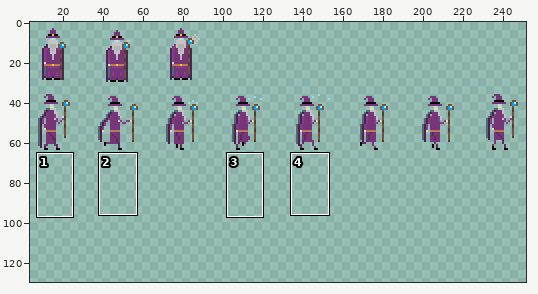
Sprite sheet, stored at src/Assets/player_anims.png. Above, an overview of the earlier version with the close-up marked.
Close-up. The starting point:
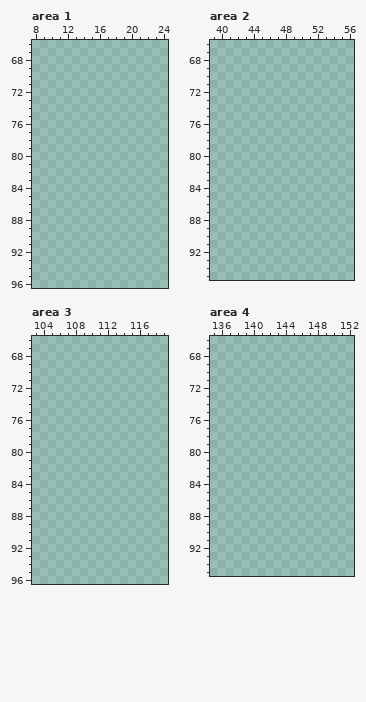
The file is 256x256 pixels. Colours within 5 levels of each other are drawn and written as one. Shown: area 1: x 8..24, y 66..96; area 2: x 39..56, y 66..95; area 3: x 103..119, y 66..96; area 4: x 135..152, y 66..95. The wide view leaves out empty margins. The commit also changed other parts of the picture, which this record leaves out.
The same view after the edit:
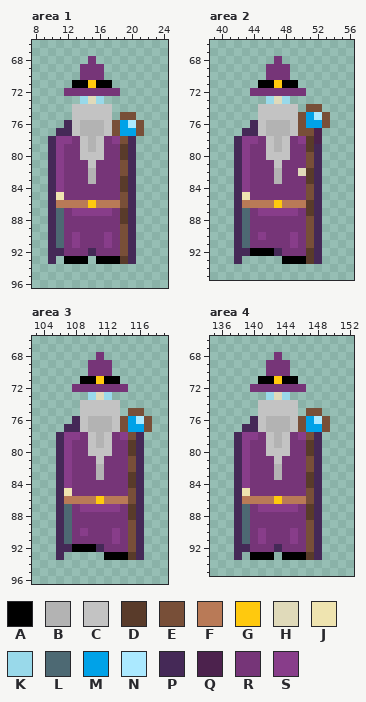
Palette (. is transparent): A #000000  B #b3b3b3  C #c3c3c3  D #593b2a  E #784f38  F #b97a57  G #ffc90e  H #e0daba  J #efe4b0  K #99d9ea  L #4d6973  M #00a2e8  N #abe9ff  P #452957  Q #4c224d  R #763578  S #883d8a
Diff:
Area 1:
y 68: x 15 . -> R
y 69..70: x 14..16 ... -> RRR
y 71: x 13..17 ..... -> AAGAA
y 72: x 12..18 ....... -> RRRRRRR
y 73: x 14..16 ... -> KHK
y 74: x 13..17 ..... -> CCCCC
y 75: x 13..17 ..... -> CCCCC; x 19..20 .. -> EE
y 76: x 12..21 .......... -> PCBBBCEMNE
y 77: x 11..21 ........... -> PPCBBBCEMME
y 78: x 10..20 ........... -> PSSRCBCRSEP
y 79: x 10..20 ........... -> PSRRCBCRRDP
y 80: x 10..20 ........... -> PSRRCCCRRDP
y 81: x 10..20 ........... -> PSRRRCRRREP
y 82: x 10..20 ........... -> PSRRRBRRREP
y 83: x 10..20 ........... -> PSRRRBRRRDP
y 84: x 10..20 ........... -> PSRRRRRRRDP
y 85: x 10..20 ........... -> PJRRRRRRREP
y 86: x 10..20 ........... -> PFFFFGFFFEP
y 87: x 10..20 ........... -> PLRSSSSSRDP
y 88: x 10..20 ........... -> PLRRRRRRRDP
y 89: x 10..20 ........... -> PLRRRRRRREP
y 90..91: x 10..20 ........... -> PLRSRRRSREP
y 92: x 10..20 ........... -> PPRRRPRRREP
y 93: x 10 . -> P; x 12..14 ... -> AAA; x 16..20 ..... -> AAADP
Area 2:
y 68: x 47 . -> R
y 69..70: x 46..48 ... -> RRR
y 71: x 45..49 ..... -> AAGAA
y 72: x 44..50 ....... -> RRRRRRR
y 73: x 46..48 ... -> KHK
y 74: x 45..49 ..... -> CCCCC; x 51..52 .. -> EE
y 75: x 45..53 ......... -> CCCCCEMNE
y 76: x 44..53 .......... -> PCBBBCEMME
y 77: x 43..52 .......... -> PPCBBBCEEQ
y 78: x 42..52 ........... -> PSSRCBCRSDQ
y 79: x 42..52 ........... -> PSRRCBCRRDP
y 80: x 42..52 ........... -> PSRRCCCRREP
y 81: x 42..52 ........... -> PSRRRCRRREP
y 82: x 42..52 ........... -> PSRRRBRRHDP
y 83: x 42..52 ........... -> PSRRRBRRRDP
y 84: x 42..52 ........... -> PSRRRRRRREP
y 85: x 42..52 ........... -> PJRRRRRRREP
y 86: x 42..52 ........... -> PFFFFGFFFDP
y 87: x 42..52 ........... -> PLRSSSSSRDP
y 88..89: x 42..52 ........... -> PLRRRRRRREP
y 90: x 42..52 ........... -> PLRSRRRSREP
y 91: x 42..52 ........... -> PLRRRRRSREP
y 92: x 42..52 ........... -> PPAAAPRRRDP
y 93: x 42 . -> P; x 48..52 ..... -> AAADP
Area 3:
y 68: x 111 . -> R
y 69..70: x 110..112 ... -> RRR
y 71: x 109..113 ..... -> AAGAA
y 72: x 108..114 ....... -> RRRRRRR
y 73: x 110..112 ... -> KHK
y 74: x 109..113 ..... -> CCCCC
y 75: x 109..113 ..... -> CCCCC; x 115..116 .. -> EE
y 76: x 108..117 .......... -> PCBBBCEMNE
y 77: x 107..117 ........... -> PPCBBBCEMME
y 78: x 106..116 ........... -> PSSRCBCRSEP
y 79: x 106..116 ........... -> PSRRCBCRRDP
y 80: x 106..116 ........... -> PSRRCCCRRDP
y 81: x 106..116 ........... -> PSRRRCRRREP
y 82: x 106..116 ........... -> PSRRRBRRREP
y 83: x 106..116 ........... -> PSRRRBRRRDP
y 84: x 106..116 ........... -> PSRRRRRRRDP
y 85: x 106..116 ........... -> PJRRRRRRREP
y 86: x 106..116 ........... -> PFFFFGFFFEP
y 87: x 106..116 ........... -> PLRSSSSSRDP
y 88: x 106..116 ........... -> PLRRRRRRRDP
y 89: x 106..116 ........... -> PLRRRRRRREP
y 90: x 106..116 ........... -> PLRSRRRSREP
y 91: x 106..116 ........... -> PLRRRRRSREP
y 92: x 106..116 ........... -> PPAAAPRRREP
y 93: x 106 . -> P; x 112..116 ..... -> AAADP
Area 4:
y 68: x 143 . -> R
y 69..70: x 142..144 ... -> RRR
y 71: x 141..145 ..... -> AAGAA
y 72: x 140..146 ....... -> RRRRRRR
y 73: x 142..144 ... -> KHK
y 74: x 141..145 ..... -> CCCCC
y 75: x 141..145 ..... -> CCCCC; x 147..148 .. -> EE
y 76: x 140..149 .......... -> PCBBBCEMNE
y 77: x 139..149 ........... -> PPCBBBCEMME
y 78: x 138..148 ........... -> PSSRCBCRSEP
y 79: x 138..148 ........... -> PSRRCBCRRDP
y 80: x 138..148 ........... -> PSRRCCCRRDP
y 81: x 138..148 ........... -> PSRRRCRRREP
y 82: x 138..148 ........... -> PSRRRBRRREP
y 83: x 138..148 ........... -> PSRRRBRRRDP
y 84: x 138..148 ........... -> PSRRRRRRRDP
y 85: x 138..148 ........... -> PJRRRRRRREP
y 86: x 138..148 ........... -> PFFFFGFFFEP
y 87: x 138..148 ........... -> PLRSSSSSRDP
y 88: x 138..148 ........... -> PLRRRRRRRDP
y 89: x 138..148 ........... -> PLRRRRRRREP
y 90..91: x 138..148 ........... -> PLRSRRRSREP
y 92: x 138..148 ........... -> PPRRRPRRREP
y 93: x 138 . -> P; x 140..142 ... -> AAA; x 144..148 ..... -> AAADP
